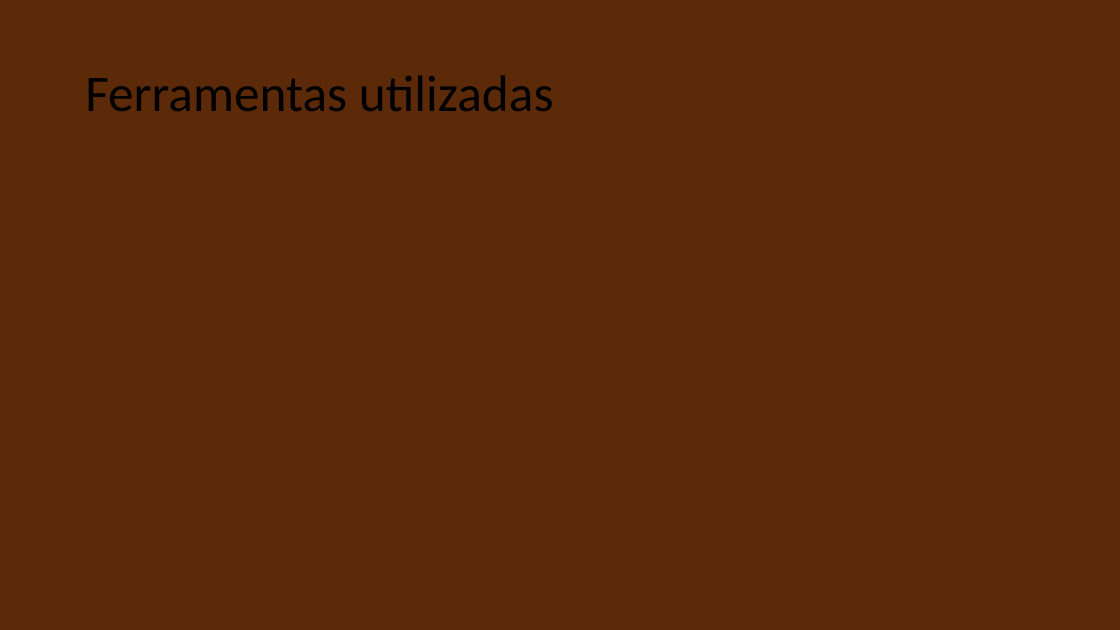
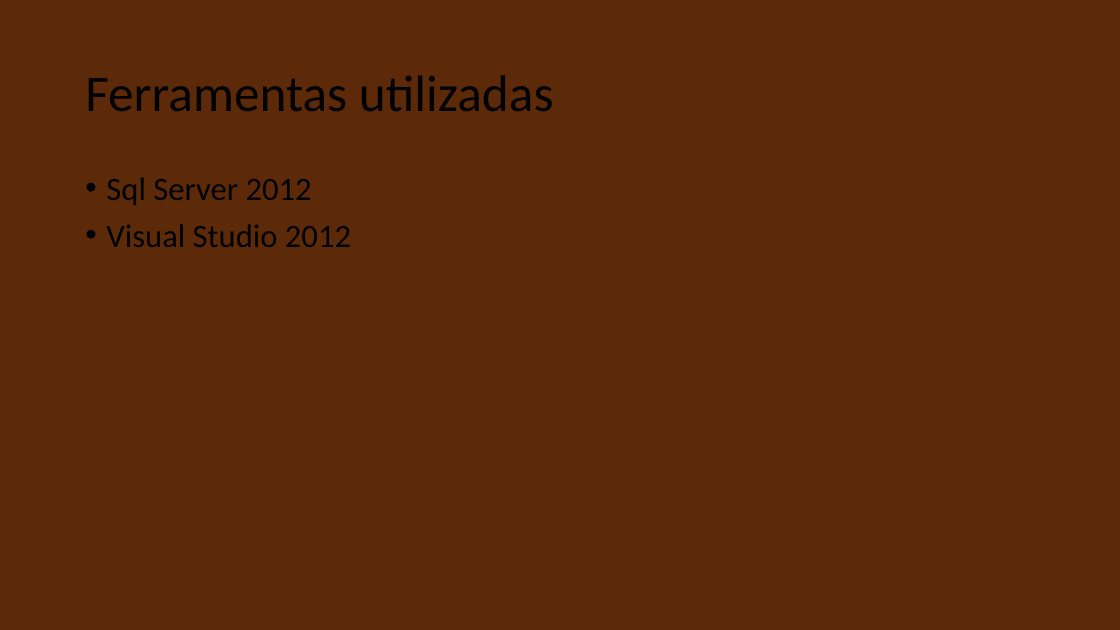
Before and after one commit to marcomacedo/Base-de-dados, a slide deck: slide 9 of Relatório final e apresentação/Aprensentação_P1G12.pptx (slide 8 before the commit). Drawn at 1120x630 pixels with LibreOffice and Linux fonts; fonts in the diff are those of the drawing. Boxes give left, top, right and bottom in pixels: in the first picture for what was removed or moved away, otherwise in the second. Text is boxed around its words. In the diff, an @@ line names an element or a change of style, - is before the commit and + after.

```diff
--- a/Relatório final e apresentação/Aprensentação_P1G12.pptx
+++ b/Relatório final e apresentação/Aprensentação_P1G12.pptx
@@ text added at box(106, 177, 351, 247), 28 pt, text #000000 @@
+• Sql Server 2012
+• Visual Studio 2012
```
Also in this commit, not shown: 3 other slides changed, 2 slides added, 1 slide removed, 4 other files.
